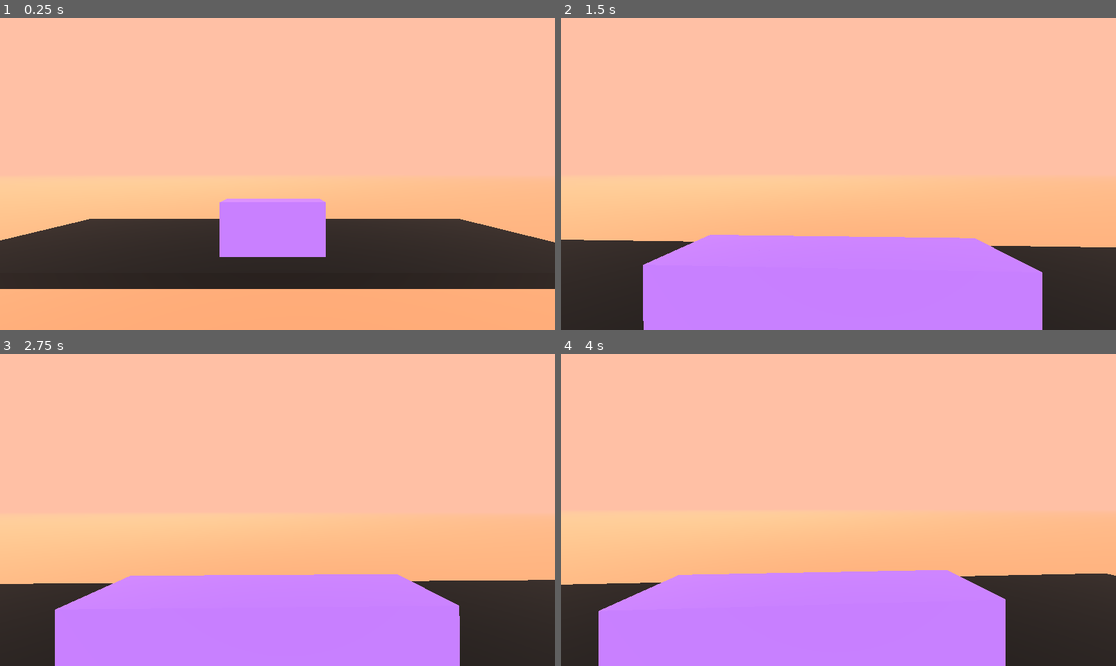
Above: before the commit, frames 1-4 (two rows, left to right).
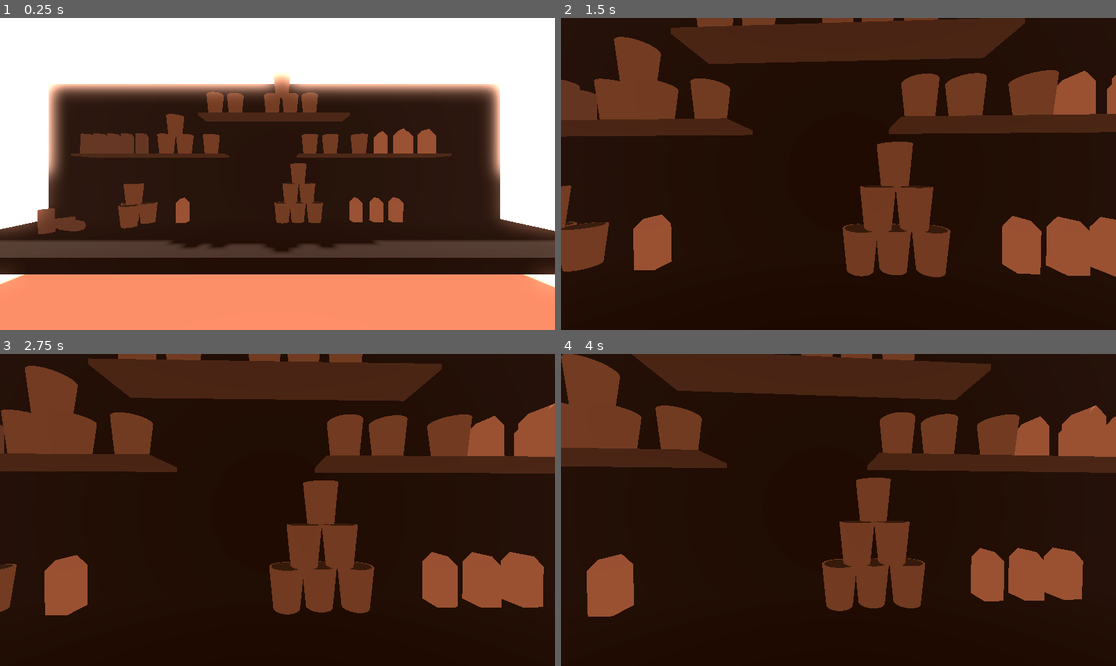
Above: after the commit, the same moments.

Repository: JustKesha/coffee-shop-game
Game: Godot game, scene res://demo.tscn
Two runs of this game, one before a commit and one after it. Both use one fixed random seed, a clock stepped at 60 frames per second and the inputs below.
Inputs (mouse positions are in pixels of both pictures, inside the frame that each line leads up to):
- Up to frame 1 (0.25 s): no input
- Up to frame 2 (1.5 s): tap Enter at 0.5 s; move the mouse to (866, 174) at 0.52 s; press the mouse at (866, 174) at 0.53 s; hold W (forward) from 0.53 s (still down); tap Space at 1.25 s; move the mouse to (810, 174) at 1.27 s; release the mouse at (810, 174) at 1.28 s; tap Mouse wheel down (zoom_in) at 1.35 s
- Up to frame 3 (2.75 s): keep holding W (forward); tap Enter at 2 s; move the mouse to (288, 503) at 2.02 s; hold Mouse wheel up (zoom_out) from 2.03 s (still down)
- Up to frame 4 (4 s): keep holding W (forward); tap Space at 2.75 s; move the mouse to (832, 516) at 2.77 s; release Mouse wheel up (zoom_out) at 2.78 s; click (832, 516) at 2.85 s; tap Enter at 3.5 s; move the mouse to (877, 513) at 3.52 s; hold Mouse wheel down (zoom_in) from 3.53 s (still down)

The runs differ from the first frame. In frame 1, 98% of the frame differs, in the area x 0-100%, y 0-100%; in frame 2, 100%; in frame 3, 100%; in frame 4, 100%.

Commit message:
Added model placeholders & set up a test scene
Added a base item scene
Minor changes and adjustments

Diff:
--- /dev/null
+++ b/coffee.tscn
@@ -0,0 +1,25 @@
+[gd_scene load_steps=5 format=3 uid="uid://c1wkpaufvqats"]
+
+[ext_resource type="PackedScene" uid="uid://b2gtd58viutnu" path="res://item.tscn" id="1_ip07u"]
+
+[sub_resource type="StandardMaterial3D" id="StandardMaterial3D_dfxic"]
+albedo_color = Color(0.381833, 0.282885, 0.220609, 1)
+
+[sub_resource type="CylinderMesh" id="CylinderMesh_efona"]
+material = SubResource("StandardMaterial3D_dfxic")
+top_radius = 0.05
+bottom_radius = 0.05
+height = 0.2
+
+[sub_resource type="BoxShape3D" id="BoxShape3D_nvnsh"]
+size = Vector3(0.1, 0.2, 0.1)
+
+[node name="Item" instance=ExtResource("1_ip07u")]
+transform = Transform3D(1, 0, 0, 0, 1, 0, 0, 0, 1, 0, 0.1, 0)
+
+[node name="Mesh" type="MeshInstance3D" parent="." index="0"]
+transform = Transform3D(1, 0, 0, 0, 1, 0, 0, 0, 1, 0.000407666, -0.000754893, 0.00226677)
+mesh = SubResource("CylinderMesh_efona")
+
+[node name="Hitbox" type="CollisionShape3D" parent="." index="1"]
+shape = SubResource("BoxShape3D_nvnsh")
--- /dev/null
+++ b/cup.tscn
@@ -0,0 +1,36 @@
+[gd_scene load_steps=7 format=3 uid="uid://cr6ej4k6m55um"]
+
+[ext_resource type="PackedScene" uid="uid://b2gtd58viutnu" path="res://item.tscn" id="1_1f7j8"]
+
+[sub_resource type="StandardMaterial3D" id="StandardMaterial3D_ktwvp"]
+albedo_color = Color(0.438881, 0.313354, 0.22285, 1)
+
+[sub_resource type="CylinderMesh" id="CylinderMesh_gj5ag"]
+material = SubResource("StandardMaterial3D_ktwvp")
+top_radius = 0.085
+bottom_radius = 0.065
+height = 0.2
+
+[sub_resource type="StandardMaterial3D" id="StandardMaterial3D_2bhbw"]
+albedo_color = Color(0.208465, 0.153432, 0.104494, 1)
+
+[sub_resource type="SphereMesh" id="SphereMesh_1wlnh"]
+material = SubResource("StandardMaterial3D_2bhbw")
+radius = 0.075
+height = 0.01
+
+[sub_resource type="BoxShape3D" id="BoxShape3D_rfkyt"]
+size = Vector3(0.17, 0.21, 0.17)
+
+[node name="Item" instance=ExtResource("1_1f7j8")]
+transform = Transform3D(1, 0, 0, 0, 1, 0, 0, 0, 1, 0, 0.1, 0)
+
+[node name="Mesh" type="MeshInstance3D" parent="." index="0"]
+mesh = SubResource("CylinderMesh_gj5ag")
+
+[node name="Mesh" type="MeshInstance3D" parent="Mesh" index="0"]
+transform = Transform3D(1, 0, 0, 0, 1, 0, 0, 0, 1, 0, 0.0995074, 0)
+mesh = SubResource("SphereMesh_1wlnh")
+
+[node name="Hitbox" type="CollisionShape3D" parent="." index="1"]
+shape = SubResource("BoxShape3D_rfkyt")
--- a/demo.tscn
+++ b/demo.tscn
@@ -1,83 +1,64 @@
-[gd_scene load_steps=18 format=3 uid="uid://c2jog48i1mbmd"]
-
-[ext_resource type="Script" path="res://player_camera.gd" id="1_abaij"]
-[ext_resource type="Script" path="res://player_drag.gd" id="2_7ue2e"]
-[ext_resource type="PackedScene" uid="uid://b2gtd58viutnu" path="res://item.tscn" id="3_1kfri"]
+[gd_scene load_steps=16 format=3 uid="uid://c2jog48i1mbmd"]
+
+[ext_resource type="PackedScene" uid="uid://5t8434o6daug" path="res://player.tscn" id="1_211l8"]
+[ext_resource type="PackedScene" uid="uid://c1wkpaufvqats" path="res://coffee.tscn" id="3_1kfri"]
+[ext_resource type="PackedScene" uid="uid://csw7b8kdcn5va" path="res://milk.tscn" id="3_07nhv"]
+[ext_resource type="PackedScene" uid="uid://cr6ej4k6m55um" path="res://cup.tscn" id="4_5rk0j"]
+[ext_resource type="PackedScene" uid="uid://bfcidex13ttfo" path="res://shelf.tscn" id="5_4hngw"]
 
 [sub_resource type="Environment" id="Environment_01jxy"]
 background_mode = 1
 background_color = Color(1, 0.752941, 0.647059, 1)
+ambient_light_color = Color(1, 0.72707, 0.63079, 1)
+ssr_fade_in = 0.27991
+ssao_radius = 16.0
+ssao_intensity = 16.0
+ssao_power = 0.11949
+ssao_detail = 5.0
+ssao_horizon = 1.0
+ssao_sharpness = 0.0
+ssao_light_affect = 1.0
+ssil_radius = 4.65
+ssil_intensity = 16.0
+ssil_sharpness = 0.0
+ssil_normal_rejection = 0.0
+sdfgi_min_cell_size = 9.36572
+sdfgi_cascade0_distance = 599.406
+sdfgi_max_distance = 9590.5
+glow_enabled = true
+glow_intensity = 0.5
 fog_enabled = true
 fog_light_color = Color(1, 0.754263, 0.647288, 1)
-
-[sub_resource type="GDScript" id="GDScript_loyru"]
-script/source = "extends CharacterBody3D
-
-const SPEED = 175.0
-const GRAVITY = 9.8
-
-func apply_gravity(delta:float, force:float=GRAVITY):
-	if is_on_floor():
-		return
-
-	velocity.y -= force * delta
-
-func apply_movement(delta:float, speed:float=SPEED):
-	var input_dir = Input.get_vector(\"left\", \"right\", \"forward\", \"backwards\")
-	var direction = (transform.basis * Vector3(input_dir.x, 0, input_dir.y)).normalized()
-
-	if direction:
-		velocity.x = direction.x * speed * delta
-		velocity.z = direction.z * speed * delta
-	else:
-		velocity.x = 0
-		velocity.z = 0
-
-	move_and_slide()
-
-func _physics_process(delta:float):
-	apply_movement(delta)
-	apply_gravity(delta)
-"
-
-[sub_resource type="CapsuleShape3D" id="CapsuleShape3D_t3heh"]
-radius = 0.15
-
-[sub_resource type="StandardMaterial3D" id="StandardMaterial3D_b6jyh"]
-albedo_color = Color(0.454902, 1, 0.623529, 1)
-
-[sub_resource type="CapsuleMesh" id="CapsuleMesh_st1pu"]
-material = SubResource("StandardMaterial3D_b6jyh")
-radius = 0.25
+fog_light_energy = 0.5
 
 [sub_resource type="WorldBoundaryShape3D" id="WorldBoundaryShape3D_jqbt1"]
 
 [sub_resource type="StandardMaterial3D" id="StandardMaterial3D_07msv"]
-albedo_color = Color(1, 0.623529, 0.454902, 1)
+albedo_color = Color(1, 0.748075, 0.638306, 1)
 
 [sub_resource type="PlaneMesh" id="PlaneMesh_o5gk8"]
 material = SubResource("StandardMaterial3D_07msv")
 size = Vector2(1000, 1000)
 
-[sub_resource type="StandardMaterial3D" id="StandardMaterial3D_pvni5"]
-albedo_color = Color(0, 0, 0, 1)
-
-[sub_resource type="BoxMesh" id="BoxMesh_0f1d0"]
-material = SubResource("StandardMaterial3D_pvni5")
-size = Vector3(5, 0.25, 1)
-
-[sub_resource type="BoxShape3D" id="BoxShape3D_ih6ax"]
-size = Vector3(5, 0.25, 1)
-
 [sub_resource type="StandardMaterial3D" id="StandardMaterial3D_hjtx0"]
-albedo_color = Color(0, 0, 0, 1)
+albedo_color = Color(0.114616, 0.0752211, 0.0478791, 1)
 
 [sub_resource type="BoxMesh" id="BoxMesh_vyja4"]
 material = SubResource("StandardMaterial3D_hjtx0")
-size = Vector3(5, 0.1, 1.5)
+size = Vector3(5, 0.1, 1)
 
 [sub_resource type="BoxShape3D" id="BoxShape3D_tdvum"]
-size = Vector3(5, 0.1, 1.5)
+size = Vector3(5, 0.5, 1)
+
+[sub_resource type="StandardMaterial3D" id="StandardMaterial3D_mu7sh"]
+albedo_color = Color(0.113725, 0.0745098, 0.0470588, 1)
+
+[sub_resource type="BoxMesh" id="BoxMesh_pm83h"]
+material = SubResource("StandardMaterial3D_mu7sh")
+size = Vector3(5, 2, 0.5)
+
+[sub_resource type="BoxShape3D" id="BoxShape3D_xyqg7"]
+size = Vector3(5, 2, 0.5)
 
 [node name="Shop" type="Node3D"]
 
@@ -85,28 +66,135 @@
 environment = SubResource("Environment_01jxy")
 
 [node name="Sun" type="DirectionalLight3D" parent="."]
-transform = Transform3D(0.795805, -0.346819, 0.496399, -0.0257102, 0.799653, 0.599911, -0.605008, -0.490175, 0.627451, 0, 0, 0)
-
-[node name="Player" type="CharacterBody3D" parent="."]
-transform = Transform3D(1, 0, 0, 0, 1, 0, 0, 0, 1, 0, 1, 0)
-collision_layer = 2
-script = SubResource("GDScript_loyru")
-
-[node name="Hitbox" type="CollisionShape3D" parent="Player"]
-transform = Transform3D(1, 0, 0, 0, 1, 0, 0, 0, 1, -0.0297008, -0.00791585, -0.0113263)
-shape = SubResource("CapsuleShape3D_t3heh")
-
-[node name="Mesh" type="MeshInstance3D" parent="Player"]
-mesh = SubResource("CapsuleMesh_st1pu")
-
-[node name="Camera" type="Camera3D" parent="Player"]
-transform = Transform3D(1, 0, 0, 0, 1, 0, 0, 0, 1, 0, 1, 0)
-script = ExtResource("1_abaij")
-
-[node name="DragRaycast" type="RayCast3D" parent="Player/Camera"]
-target_position = Vector3(0, 0, -2)
-collision_mask = 4
-script = ExtResource("2_7ue2e")
+transform = Transform3D(1, 0, 0, 0, -0.448726, 0.893669, 0, -0.893669, -0.448726, 0, 0, 0)
+shadow_enabled = true
+
+[node name="Player" parent="." instance=ExtResource("1_211l8")]
+
+[node name="Items" type="Node3D" parent="."]
+
+[node name="Item" parent="Items" instance=ExtResource("3_1kfri")]
+transform = Transform3D(1, 0, 0, 0, 1, 0, 0, 0, 1, -1.91788, 1.3125, -2.08501)
+
+[node name="Item2" parent="Items" instance=ExtResource("3_1kfri")]
+transform = Transform3D(1, 0, 0, 0, 1, 0, 0, 0, 1, -1.77767, 1.3125, -2.07422)
+
+[node name="Item3" parent="Items" instance=ExtResource("3_1kfri")]
+transform = Transform3D(1, 0, 0, 0, 1, 0, 0, 0, 1, -1.64107, 1.3125, -2.07247)
+
+[node name="Item4" parent="Items" instance=ExtResource("3_1kfri")]
+transform = Transform3D(1, 0, 0, 0, 1, 0, 0, 0, 1, -1.49732, 1.3125, -2.06942)
+
+[node name="Item5" parent="Items" instance=ExtResource("3_1kfri")]
+transform = Transform3D(1, 0, 0, 0, 1, 0, 0, 0, 1, -1.34771, 1.3125, -2.06601)
+
+[node name="Item6" parent="Items" instance=ExtResource("4_5rk0j")]
+transform = Transform3D(1, 0, 0, 0, 1, 0, 0, 0, 1, -0.601855, 1.7125, -2.07885)
+
+[node name="Item7" parent="Items" instance=ExtResource("4_5rk0j")]
+transform = Transform3D(1, 0, 0, 0, 1, 0, 0, 0, 1, -0.399739, 1.7125, -2.09903)
+
+[node name="Item8" parent="Items" instance=ExtResource("4_5rk0j")]
+transform = Transform3D(1, 0, 0, 0, 1, 0, 0, 0, 1, -0.0193278, 1.7125, -2.09735)
+
+[node name="Item9" parent="Items" instance=ExtResource("4_5rk0j")]
+transform = Transform3D(1, 0, 0, 0, 1, 0, 0, 0, 1, 0.166404, 1.7125, -2.09784)
+
+[node name="Item10" parent="Items" instance=ExtResource("4_5rk0j")]
+transform = Transform3D(1, 0, 0, 0, 1, 0, 0, 0, 1, 0.365367, 1.7125, -2.09193)
+
+[node name="Item11" parent="Items" instance=ExtResource("4_5rk0j")]
+transform = Transform3D(1, 0, 0, 0, 1, 0, 0, 0, 1, 0.373552, 1.3125, -2.13188)
+
+[node name="Item12" parent="Items" instance=ExtResource("4_5rk0j")]
+transform = Transform3D(1, 0, 0, 0, 1, 0, 0, 0, 1, 0.58965, 1.3125, -2.13754)
+
+[node name="Item13" parent="Items" instance=ExtResource("4_5rk0j")]
+transform = Transform3D(1, 0, 0, 0, 1, 0, 0, 0, 1, 0.887865, 1.3125, -2.12406)
+
+[node name="Item14" parent="Items" instance=ExtResource("3_07nhv")]
+transform = Transform3D(1, 0, 0, 0, 1, 0, 0, 0, 1, 1.66089, 1.3125, -2.19505)
+
+[node name="Item15" parent="Items" instance=ExtResource("3_07nhv")]
+transform = Transform3D(1, 0, 0, 0, 1, 0, 0, 0, 1, 1.55357, 1.3125, -2.08655)
+
+[node name="Item16" parent="Items" instance=ExtResource("3_07nhv")]
+transform = Transform3D(1, 0, 0, 0, 1, 0, 0, 0, 1, 1.42387, 1.3125, -2.20791)
+
+[node name="Item17" parent="Items" instance=ExtResource("3_07nhv")]
+transform = Transform3D(1, 0, 0, 0, 1, 0, 0, 0, 1, 1.29646, 1.3125, -2.0777)
+
+[node name="Item18" parent="Items" instance=ExtResource("3_07nhv")]
+transform = Transform3D(1, 0, 0, 0, 1, 0, 0, 0, 1, 1.15179, 1.3125, -2.2002)
+
+[node name="Item21" parent="Items" instance=ExtResource("3_1kfri")]
+transform = Transform3D(1, 0, 0, 0, 1, 0, 0, 0, 1, -1.8461, 1.3125, -2.18394)
+
+[node name="Item22" parent="Items" instance=ExtResource("3_1kfri")]
+transform = Transform3D(1, 0, 0, 0, 1, 0, 0, 0, 1, -1.70082, 1.3125, -2.18517)
+
+[node name="Item23" parent="Items" instance=ExtResource("3_1kfri")]
+transform = Transform3D(1, 0, 0, 0, 1, 0, 0, 0, 1, -1.56579, 1.3125, -2.18279)
+
+[node name="Item24" parent="Items" instance=ExtResource("3_1kfri")]
+transform = Transform3D(1, 0, 0, 0, 1, 0, 0, 0, 1, -1.40866, 1.3125, -2.18446)
+
+[node name="Item25" parent="Items" instance=ExtResource("4_5rk0j")]
+transform = Transform3D(1, 0, 0, 0, 1, 0, 0, 0, 1, -1.12222, 1.3125, -2.12079)
+
+[node name="Item26" parent="Items" instance=ExtResource("4_5rk0j")]
+transform = Transform3D(1, 0, 0, 0, 1, 0, 0, 0, 1, -0.933428, 1.3125, -2.1256)
+
+[node name="Item27" parent="Items" instance=ExtResource("4_5rk0j")]
+transform = Transform3D(1, 0, 0, 0, 1, 0, 0, 0, 1, -1.03722, 1.50426, -2.13356)
+
+[node name="Item28" parent="Items" instance=ExtResource("4_5rk0j")]
+transform = Transform3D(1, 0, 0, 0, 1, 0, 0, 0, 1, -0.659761, 1.3125, -2.13569)
+
+[node name="Item29" parent="Items" instance=ExtResource("4_5rk0j")]
+transform = Transform3D(1, -3.02552e-05, 4.24939e-05, 3.02552e-05, 1, 4.52166e-06, -4.24939e-05, -4.52166e-06, 1, 0.0814039, 1.90655, -2.08832)
+
+[node name="Item19" parent="Items" instance=ExtResource("4_5rk0j")]
+transform = Transform3D(1, 0, 0, 0, 1, 0, 0, 0, 1, -1.48955, 0.606161, -2.10254)
+
+[node name="Item20" parent="Items" instance=ExtResource("4_5rk0j")]
+transform = Transform3D(1, 0, 0, 0, 1, 0, 0, 0, 1, -1.31126, 0.606241, -2.10713)
+
+[node name="Item30" parent="Items" instance=ExtResource("4_5rk0j")]
+transform = Transform3D(1, 0, 0, 0, 1, 0, 0, 0, 1, -1.39094, 0.603914, -1.97379)
+
+[node name="Item31" parent="Items" instance=ExtResource("4_5rk0j")]
+transform = Transform3D(1, 0, 0, 0, 1, 0, 0, 0, 1, -1.3932, 0.811241, -2.02422)
+
+[node name="Item32" parent="Items" instance=ExtResource("3_07nhv")]
+transform = Transform3D(1, 0, 0, 0, 1, 0, 0, 0, 1, -0.956055, 0.606635, -2.12971)
+
+[node name="Item33" parent="Items" instance=ExtResource("4_5rk0j")]
+transform = Transform3D(1, 0, 0, 0, 1, 0, 0, 0, 1, 0.087221, 0.606622, -2.12894)
+
+[node name="Item34" parent="Items" instance=ExtResource("4_5rk0j")]
+transform = Transform3D(1, 0, 0, 0, 1, 0, 0, 0, 1, 0.248427, 0.606861, -2.14263)
+
+[node name="Item35" parent="Items" instance=ExtResource("4_5rk0j")]
+transform = Transform3D(1, 0, 0, 0, 1, 0, 0, 0, 1, 0.424869, 0.606701, -2.13347)
+
+[node name="Item36" parent="Items" instance=ExtResource("4_5rk0j")]
+transform = Transform3D(1, 0, 0, 0, 1, 0, 0, 0, 1, 0.171412, 0.811861, -2.12402)
+
+[node name="Item37" parent="Items" instance=ExtResource("4_5rk0j")]
+transform = Transform3D(1, 0, 0, 0, 1, 0, 0, 0, 1, 0.345915, 0.811701, -2.12946)
+
+[node name="Item38" parent="Items" instance=ExtResource("4_5rk0j")]
+transform = Transform3D(1, 0, 0, 0, 1, 0, 0, 0, 1, 0.255504, 1.01686, -2.13555)
+
+[node name="Item39" parent="Items" instance=ExtResource("3_07nhv")]
+transform = Transform3D(1, 0, 0, 0, 1, 0, 0, 0, 1, 0.869758, 0.607271, -2.16613)
+
+[node name="Item40" parent="Items" instance=ExtResource("3_07nhv")]
+transform = Transform3D(1, 0, 0, 0, 1, 0, 0, 0, 1, 1.08158, 0.607147, -2.159)
+
+[node name="Item41" parent="Items" instance=ExtResource("3_07nhv")]
+transform = Transform3D(1, 0, 0, 0, 1, 0, 0, 0, 1, 1.28779, 0.607134, -2.15825)
 
 [node name="Ground" type="StaticBody3D" parent="."]
 collision_mask = 0
@@ -118,36 +206,42 @@
 mesh = SubResource("PlaneMesh_o5gk8")
 skeleton = NodePath("../Border")
 
-[node name="Counter" type="StaticBody3D" parent="."]
-transform = Transform3D(1, 0, 0, 0, 1, 0, 0, 0, 1, 0, 0.3, 2.43709)
+[node name="Item" parent="Ground" instance=ExtResource("3_1kfri")]
+transform = Transform3D(1, 0, 0, 0, 1, 0, 0, 0, 1, -1.97213, 0.600375, -1.77105)
+
+[node name="Item2" parent="Ground" instance=ExtResource("3_1kfri")]
+transform = Transform3D(0.817557, -0.575847, 0, 0.101232, 0.143724, -0.984426, 0.56688, 0.804825, 0.175796, -2.01096, 0.581362, -1.92445)
+
+[node name="Item3" parent="Ground" instance=ExtResource("3_1kfri")]
+transform = Transform3D(-0.289516, -0.957173, 0, 0.168267, -0.0508959, -0.984426, 0.942267, -0.285008, 0.175796, -1.83322, 0.594133, -1.86023)
+
+[node name="Workbench" type="StaticBody3D" parent="."]
+transform = Transform3D(1, 0, 0, 0, 0.999848, -0.0174524, 0, 0.0174524, 0.999848, 0, 0.45, -1.75)
 collision_mask = 0
 
-[node name="Mesh" type="MeshInstance3D" parent="Counter"]
-mesh = SubResource("BoxMesh_0f1d0")
-skeleton = NodePath("../..")
-
-[node name="Hitbox" type="CollisionShape3D" parent="Counter"]
-shape = SubResource("BoxShape3D_ih6ax")
-
-[node name="Workbench" type="StaticBody3D" parent="."]
-transform = Transform3D(1, 0, 0, 0, 1, 0, 0, 0, 1, 0, 0.35, -2)
-collision_mask = 0
-
 [node name="Mesh" type="MeshInstance3D" parent="Workbench"]
+transform = Transform3D(1, 0, 0, 0, 1, 0, 0, 0, 1, 0, 0, 0)
 mesh = SubResource("BoxMesh_vyja4")
 skeleton = NodePath("../..")
 
 [node name="Hitbox" type="CollisionShape3D" parent="Workbench"]
+transform = Transform3D(1, 0, 0, 0, 1, 0, 0, 0, 1, 0, -0.2, 0)
 shape = SubResource("BoxShape3D_tdvum")
 
-[node name="Item1" parent="." instance=ExtResource("3_1kfri")]
-transform = Transform3D(1, 0, 0, 0, 1, 0, 0, 0, 1, 0, 0.886522, -1.57979)
-
-[node name="Item2" parent="." instance=ExtResource("3_1kfri")]
-transform = Transform3D(1, 0, 0, 0, 1, 0, 0, 0, 1, 0, 0.886522, -1.57979)
-
-[node name="Item3" parent="." instance=ExtResource("3_1kfri")]
-transform = Transform3D(1, 0, 0, 0, 1, 0, 0, 0, 1, 0, 0.886522, -1.57979)
-
-[node name="Item4" parent="." instance=ExtResource("3_1kfri")]
-transform = Transform3D(1, 0, 0, 0, 1, 0, 0, 0, 1, 0, 0.886522, -1.57979)
+[node name="Wall" type="StaticBody3D" parent="."]
+transform = Transform3D(1, 0, 0, 0, 1, 0, 0, 0, 1, 0, 1, -2.5)
+collision_mask = 0
+
+[node name="Mesh" type="MeshInstance3D" parent="Wall"]
+mesh = SubResource("BoxMesh_pm83h")
+
+[node name="Hitbox" type="CollisionShape3D" parent="Wall"]
+shape = SubResource("BoxShape3D_xyqg7")
+
+[node name="Shelf1" parent="." instance=ExtResource("5_4hngw")]
+
+[node name="Shelf2" parent="." instance=ExtResource("5_4hngw")]
+transform = Transform3D(1, 0, 0, 0, 1, 0, 0, 0, 1, 0, 1.6, -2.125)
+
+[node name="Shelf3" parent="." instance=ExtResource("5_4hngw")]
+transform = Transform3D(1, 0, 0, 0, 1, 0, 0, 0, 1, 1, 1.2, -2.125)
--- a/item.tscn
+++ b/item.tscn
@@ -1,22 +1,6 @@
-[gd_scene load_steps=4 format=3 uid="uid://b2gtd58viutnu"]
-
-[sub_resource type="StandardMaterial3D" id="StandardMaterial3D_v8tf7"]
-albedo_color = Color(0.623529, 0.454902, 1, 1)
-
-[sub_resource type="BoxMesh" id="BoxMesh_r08qs"]
-material = SubResource("StandardMaterial3D_v8tf7")
-size = Vector3(0.2, 0.4, 0.2)
-
-[sub_resource type="BoxShape3D" id="BoxShape3D_vvyti"]
-size = Vector3(0.2, 0.4, 0.2)
+[gd_scene format=3 uid="uid://b2gtd58viutnu"]
 
 [node name="Item" type="RigidBody3D"]
-transform = Transform3D(1, 0, 0, 0, 1, 0, 0, 0, 1, 0, 0.886522, -2.04709)
 collision_layer = 4
 collision_mask = 5
-
-[node name="Mesh" type="MeshInstance3D" parent="."]
-mesh = SubResource("BoxMesh_r08qs")
-
-[node name="Hitbox" type="CollisionShape3D" parent="."]
-shape = SubResource("BoxShape3D_vvyti")
+mass = 5.0
--- /dev/null
+++ b/milk.tscn
@@ -0,0 +1,34 @@
+[gd_scene load_steps=7 format=3 uid="uid://csw7b8kdcn5va"]
+
+[ext_resource type="PackedScene" uid="uid://b2gtd58viutnu" path="res://item.tscn" id="1_bhv1c"]
+
+[sub_resource type="BoxShape3D" id="BoxShape3D_d8hnr"]
+size = Vector3(0.101, 0.25, 0.101)
+
+[sub_resource type="StandardMaterial3D" id="StandardMaterial3D_k6r2f"]
+albedo_color = Color(0.596078, 0.423529, 0.317647, 1)
+
+[sub_resource type="BoxMesh" id="BoxMesh_ixoa6"]
+material = SubResource("StandardMaterial3D_k6r2f")
+size = Vector3(0.1, 0.2, 0.1)
+
+[sub_resource type="StandardMaterial3D" id="StandardMaterial3D_nk18q"]
+albedo_color = Color(0.595097, 0.422022, 0.318543, 1)
+
+[sub_resource type="PrismMesh" id="PrismMesh_jjl77"]
+material = SubResource("StandardMaterial3D_nk18q")
+size = Vector3(0.1, 0.05, 0.1)
+
+[node name="Item" instance=ExtResource("1_bhv1c")]
+transform = Transform3D(1, 0, 0, 0, 1, 0, 0, 0, 1, 0, 0.1, 0)
+
+[node name="Hitbox" type="CollisionShape3D" parent="." index="0"]
+transform = Transform3D(1, 0, 0, 0, 1, 0, 0, 0, 1, 0, 0.025, 0)
+shape = SubResource("BoxShape3D_d8hnr")
+
+[node name="Mesh" type="MeshInstance3D" parent="." index="1"]
+mesh = SubResource("BoxMesh_ixoa6")
+
+[node name="Mesh" type="MeshInstance3D" parent="Mesh" index="0"]
+transform = Transform3D(1, 0, 0, 0, 1, 0, 0, 0, 1, 0, 0.124741, 0)
+mesh = SubResource("PrismMesh_jjl77")
--- /dev/null
+++ b/player.tscn
@@ -0,0 +1,55 @@
+[gd_scene load_steps=5 format=3 uid="uid://5t8434o6daug"]
+
+[ext_resource type="Script" path="res://player_camera.gd" id="1_df4ck"]
+[ext_resource type="Script" path="res://player_drag.gd" id="2_ps5yc"]
+
+[sub_resource type="GDScript" id="GDScript_loyru"]
+script/source = "extends CharacterBody3D
+
+const SPEED = 175.0
+const GRAVITY = 9.8
+
+func apply_gravity(delta:float, force:float=GRAVITY):
+	if is_on_floor():
+		return
+
+	velocity.y -= force * delta
+
+func apply_movement(delta:float, speed:float=SPEED):
+	var input_dir = Input.get_vector(\"left\", \"right\", \"forward\", \"backwards\")
+	var direction = (transform.basis * Vector3(input_dir.x, 0, input_dir.y)).normalized()
+
+	if direction:
+		velocity.x = direction.x * speed * delta
+		velocity.z = direction.z * speed * delta
+	else:
+		velocity.x = 0
+		velocity.z = 0
+
+	move_and_slide()
+
+func _physics_process(delta:float):
+	apply_movement(delta)
+	apply_gravity(delta)
+"
+
+[sub_resource type="CapsuleShape3D" id="CapsuleShape3D_t3heh"]
+radius = 0.1
+
+[node name="Player" type="CharacterBody3D"]
+transform = Transform3D(1, 0, 0, 0, 1, 0, 0, 0, 1, 0, 1, 0)
+collision_layer = 2
+script = SubResource("GDScript_loyru")
+
+[node name="Hitbox" type="CollisionShape3D" parent="."]
+transform = Transform3D(1, 0, 0, 0, 1, 0, 0, 0, 1, -0.0297008, -0.00791585, -0.0113263)
+shape = SubResource("CapsuleShape3D_t3heh")
+
+[node name="Camera" type="Camera3D" parent="."]
+transform = Transform3D(1, 0, 0, 0, 1, 0, 0, 0, 1, 0, 1, 0)
+script = ExtResource("1_df4ck")
+
+[node name="DragRaycast" type="RayCast3D" parent="Camera"]
+target_position = Vector3(0, 0, -2)
+collision_mask = 4
+script = ExtResource("2_ps5yc")
--- a/player_drag.gd
+++ b/player_drag.gd
@@ -1,8 +1,8 @@
 extends RayCast3D
 
-var DRAG_SPEED = 5.0
-var ZOOM_SPEED = 0.25
-var ZOOM_MIN = 0.5
+var DRAG_SPEED = 10.0
+var ZOOM_SPEED = 0.1
+var ZOOM_MIN = 0.45
 var ZOOM_MAX = 2.0
 
 var drag_object: RigidBody3D
--- a/project.godot
+++ b/project.godot
@@ -57,3 +57,4 @@
 3d_physics/layer_1="Map"
 3d_physics/layer_2="Player"
 3d_physics/layer_3="Items"
+3d_physics/layer_4="Objects"
--- /dev/null
+++ b/shelf.tscn
@@ -0,0 +1,20 @@
+[gd_scene load_steps=4 format=3 uid="uid://bfcidex13ttfo"]
+
+[sub_resource type="StandardMaterial3D" id="StandardMaterial3D_jfj84"]
+albedo_color = Color(0.277692, 0.201182, 0.147679, 1)
+
+[sub_resource type="BoxMesh" id="BoxMesh_b806u"]
+material = SubResource("StandardMaterial3D_jfj84")
+size = Vector3(1.5, 0.025, 0.25)
+
+[sub_resource type="BoxShape3D" id="BoxShape3D_cj8tr"]
+size = Vector3(1.5, 0.025, 0.25)
+
+[node name="Shelf" type="StaticBody3D"]
+transform = Transform3D(1, 0, 0, 0, 1, 0, 0, 0, 1, -1.25, 1.2, -2.125)
+
+[node name="Mesh" type="MeshInstance3D" parent="."]
+mesh = SubResource("BoxMesh_b806u")
+
+[node name="Hitbox" type="CollisionShape3D" parent="."]
+shape = SubResource("BoxShape3D_cj8tr")
